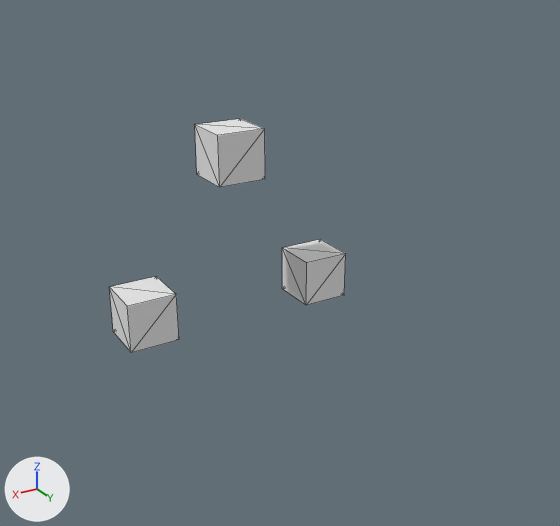
The OBJ model Assets/Mafas/All_Nexus/Pie_Nexus/Pie_Unit_mesh/pie_unit03-0.obj, before and after one commit.
Before and after are seen from a camera (50 mm lens) standing at (0.727, 1.368, 0.648) and looking at (0.104, 0.329, 0.129). Arrows for +X, +Y and +Z are at lower left; the lights stay in place. Mesh edges are drawn as thin lines. Where no turn or scale is listed for an object, it has been applied to the vertices. Vertices at the same position are counted once.

Names of what the first picture shows: 'Untitled'.
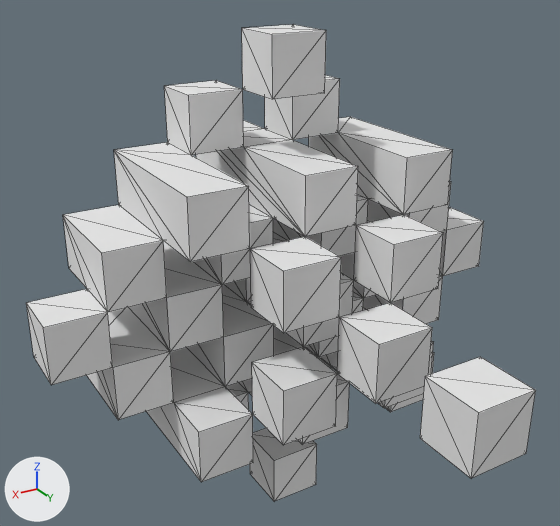
Boxes (x1, y1, x2, y2) around the edits, measured in the pictures (560 x 526 px):
'Untitled', reshaped (115% wider, 103% taller)
    before: (109, 119, 346, 353)
    after: (26, 25, 536, 501)
part 1 of me_untitled, added
    after: (420, 357, 536, 478)
part 2 of me_untitled, built on
    before: (109, 125, 346, 353)
    after: (26, 25, 484, 501)

What changed in the scene script:
```text
Change me_untitled:
    used by ob_untitled; location = (0.0, 0.0, 0.0)
    remove me_untitled.from_pydata(...)  # 24 vertices, 36 faces; spans x -0.2..0.3, y 0.0..0.1, z -0.1..0.3
    add me_untitled.from_pydata(...)  # 200 vertices, 464 faces; spans x -0.4..0.5, y 0.0..0.8, z -0.4..0.5
    me_untitled part 1: a new loose piece, a box spanning x 0.0..0.1, y 0.7..0.8, z 0.0..0.1, in mat_palette (white #e7e7e7)
    me_untitled part 2
    6 vertices are removed from x -0.2..0.3, y 0.0..0.1, z -0.1..0.2
    32 faces are deleted
    5 vertices are added at (0.0, 0.2, -0.4), (0.1, 0.2, -0.4), (0.1, 0.3, -0.4), (0.0, 0.3, -0.4), (0.0, 0.3, -0.3)
    12 new vertices lie (0.0, 0.3, -0.1) away from vertices in x -0.2..0.3, y 0.0..0.1, z -0.1..0.3
    14 new vertices lie (0.0, 0.0, 0.1) away from vertices in x -0.2..0.3, y 0.0..0.4, z -0.2..0.3
    16 new vertices lie (-0.1, 0.0, 0.0) away from vertices in x -0.2..0.2, y 0.0..0.4, z -0.1..0.4
    19 new vertices lie (0.0, 0.1, 0.0) away from vertices in x -0.3..0.3, y 0.0..0.4, z -0.1..0.4
    23 new vertices lie (0.1, 0.0, 0.0) away from vertices in x -0.1..0.3, y 0.0..0.5, z -0.1..0.4
    16 new vertices lie (0.0, 0.0, 0.1) away from vertices in x -0.3..0.4, y 0.1..0.5, z -0.1..0.4
    15 new vertices lie (0.0, 0.1, -0.1) away from vertices in x -0.3..0.4, y 0.0..0.4, z -0.1..0.5
    14 new vertices lie (-0.1, 0.0, 0.0) away from vertices in x -0.3..0.3, y 0.1..0.4, z -0.2..0.3
    12 new vertices lie (0.0, 0.0, -0.1) away from vertices in x -0.2..0.4, y 0.0..0.2, z -0.2..0.1
    12 new vertices lie (0.0, 0.1, 0.0) away from vertices in x -0.4..0.4, y 0.1..0.5, z -0.3..0.5
    10 new vertices lie (0.1, 0.0, 0.0) away from vertices in x 0.1..0.4, y 0.1..0.4, z -0.3..0.3
    6 new vertices lie (0.0, 0.2, 0.0) away from vertices in x -0.3..0.4, y 0.0..0.1, z 0.0..0.2
    448 new faces join them
```
